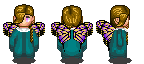
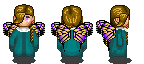
Layered file, before and after one edit (144 x 64). Changes by layer:
painted on "F4 (150ms) (replace)" over (110, 29, 116, 40)
